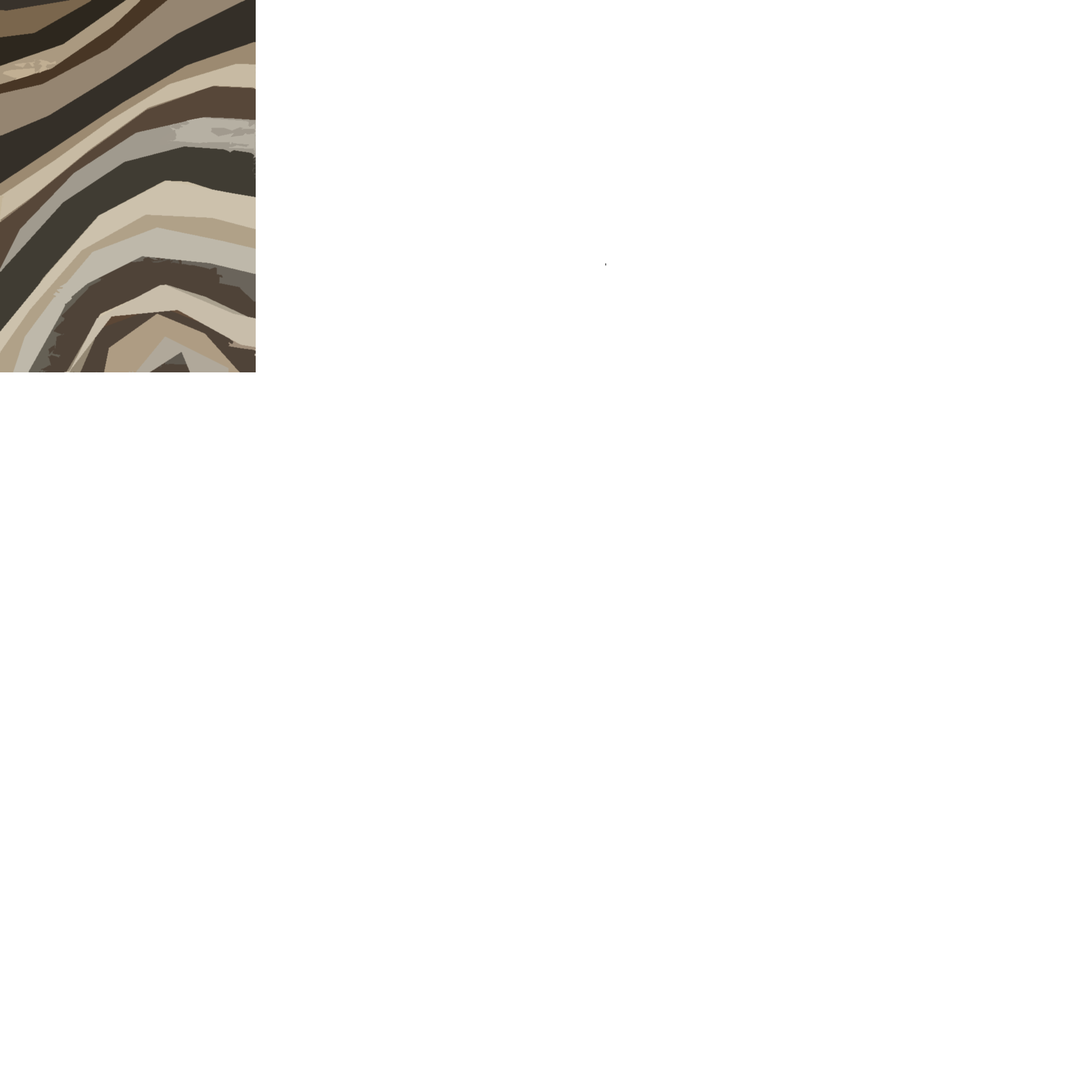
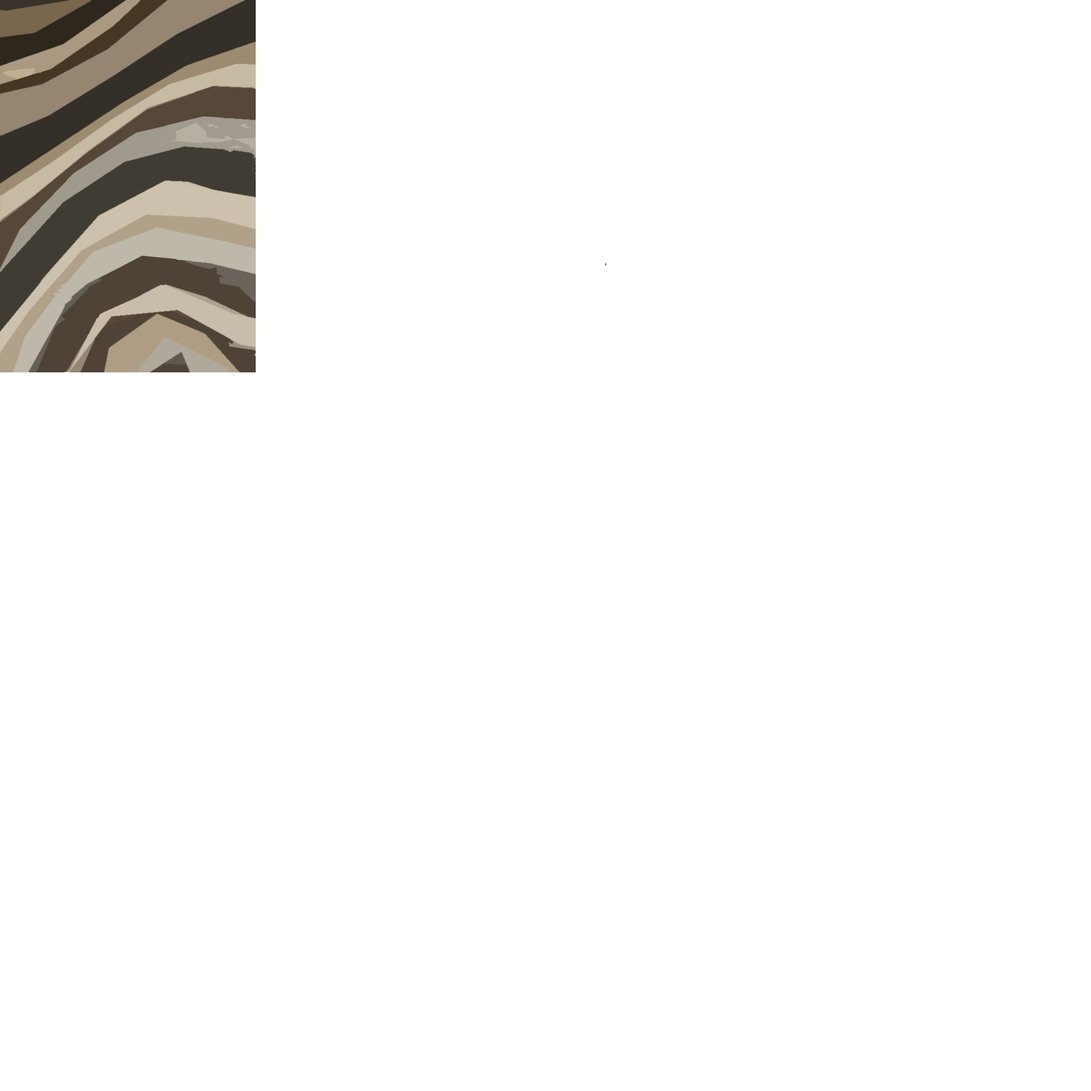
Layered file, before and after one edit (1091px x 1091px). Changes by layer:
painted on "Layer 2" over [10, 58, 256, 373]
